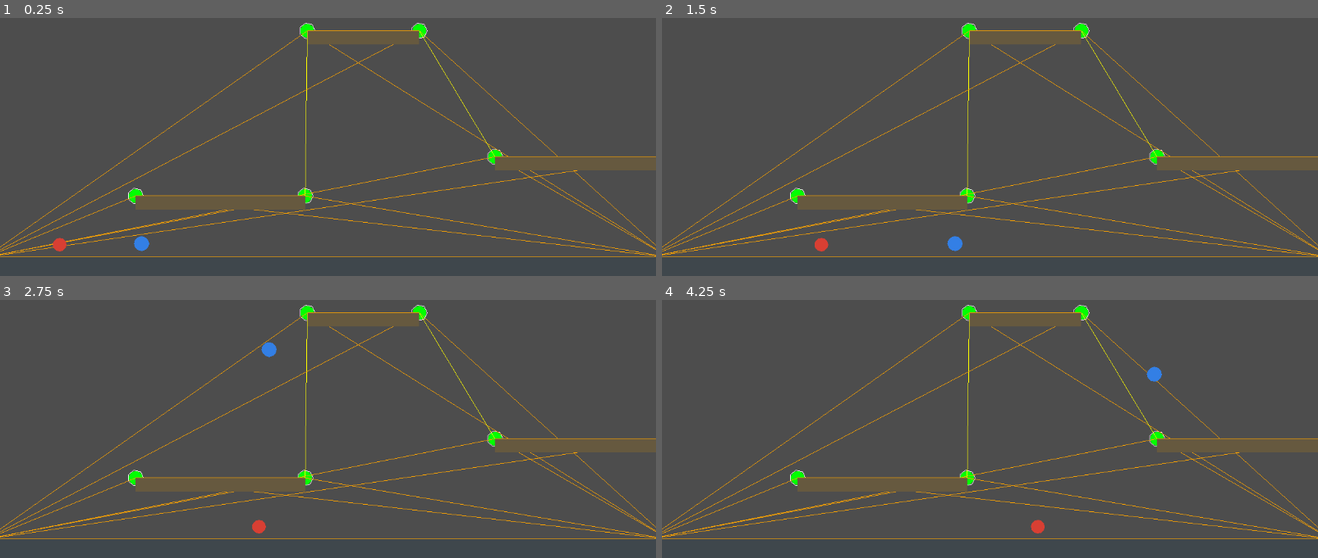
Above: before the commit, frames 1-4 (two rows, left to right).
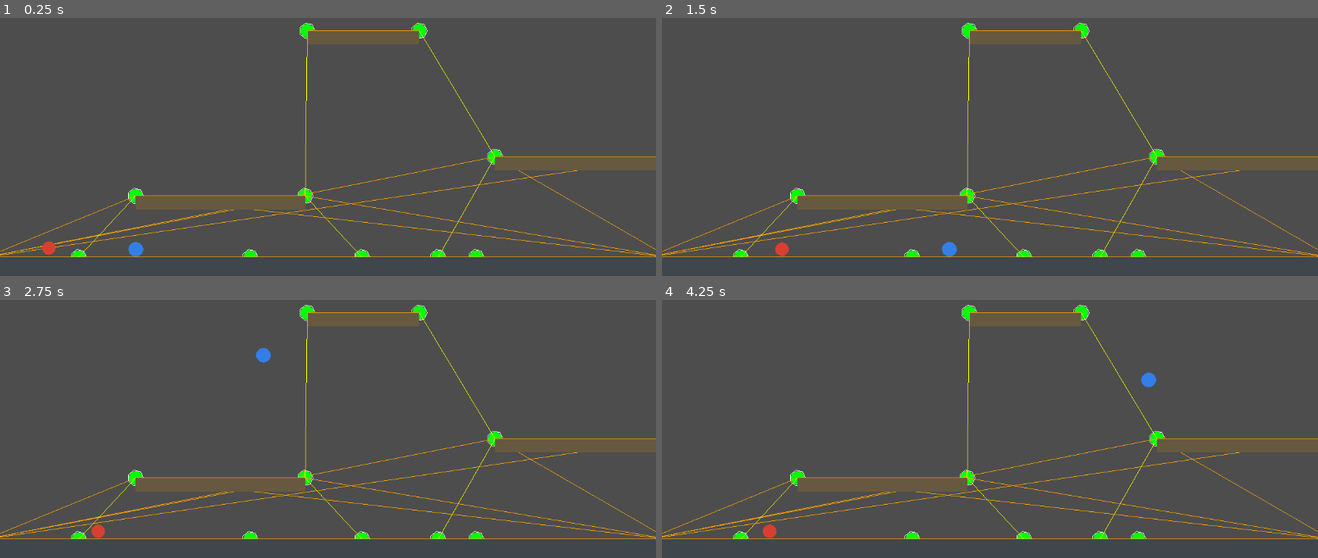
Above: after the commit, the same moments.

Repository: xhocquet/2d-platformer-pathfinding-demo
Game: Godot game, scene res://main.tscn
Two runs of this game, one before a commit and one after it. Both use one fixed random seed, a clock stepped at 60 frames per second and the inputs below.
Inputs:
- Up to frame 1 (0.25 s): no input
- Up to frame 2 (1.5 s): hold D (move_right) from 0.53 s (still down); tap W (jump) at 0.6, 0.77, 1.07, 1.35 s
- Up to frame 3 (2.75 s): tap W (jump) at 1.52, 1.82, 2.1 s; release D (move_right) at 2.03 s; hold A (move_left) from 2.03 s (still down)
- Up to frame 4 (4.25 s): release A (move_left) at 2.78 s; hold D (move_right) from 2.78 s (still down); tap W (jump) at 2.85, 3.02, 3.32, 3.6, 3.77, 4.07 s

The runs differ from the first frame. In frame 1, 1.5% of the frame differs, in the area x 0-100%, y 4-93%; in frame 2, 1.6%; in frame 3, 1.6%; in frame 4, 1.6%.

Commit message:
Checkpoint

Diff:
--- a/enemy.gd
+++ b/enemy.gd
@@ -1,21 +1,91 @@
 extends "res://player.gd"
 
-@export var speed := 140.0
+@export var speed := 100.0
+@export var path_replan_interval := 0.2
+@export var jump_trigger_distance := 80.0
 
-var _player: Node2D
+var _player: CharacterBody2D
+var _graph: SectionGraph
+var _path: Array[StringName] = []
+var _target_position: Vector2
+var _replan_timer := 0.0
+var _jump_this_frame := false
 
 func _get_move_speed() -> float:
 	return speed
 
 func _ready() -> void:
-	_player = get_tree().get_first_node_in_group("player")
+	_player = get_tree().get_first_node_in_group("player") as CharacterBody2D
 	if _player == null:
-		_player = get_parent().get_node_or_null("Player") as Node2D
+		_player = get_parent().get_node_or_null("Player") as CharacterBody2D
+	var graph_node: Node = get_parent().get_node_or_null("SectionGraph")
+	if graph_node != null and graph_node.get("graph") != null:
+		_graph = graph_node.graph
+
+func _physics_process(delta: float) -> void:
+	_jump_this_frame = false
+	if _graph == null:
+		var gn: Node = get_parent().get_node_or_null("SectionGraph")
+		if gn != null and gn.get("graph") != null:
+			_graph = gn.graph
+	if _graph != null and _player != null:
+		_update_path(delta)
+		_update_target_and_jump()
+	super._physics_process(delta)
+
+func _update_path(delta: float) -> void:
+	_replan_timer -= delta
+	var my_section: StringName = _graph.get_section_under_body(self)
+	var player_section: StringName = _graph.get_section_under_body(_player)
+	if my_section == &"" or player_section == &"":
+		return
+	var goal_changed: bool = _path.size() > 0 and _path[_path.size() - 1] != player_section
+	if _path.is_empty() or goal_changed or _replan_timer <= 0.0:
+		_replan_timer = path_replan_interval
+		var full: Array[StringName] = _graph.find_path(my_section, player_section)
+		_path.clear()
+		if full.size() > 1:
+			for i in range(1, full.size()):
+				_path.append(full[i])
+	while _path.size() > 0 and _graph.get_section_under_body(self) == _path[0]:
+		_path.remove_at(0)
+	# Jump-point waypoints: we never "stand" in them (we're on Floor). Pop when close so path advances.
+	if _path.size() > 0 and str(_path[0]).ends_with("_jump"):
+		var jp_pos: Vector2 = _graph.get_section_position(_path[0])
+		if absf(global_position.x - jp_pos.x) <= jump_trigger_distance:
+			_path.remove_at(0)
+
+func _update_target_and_jump() -> void:
+	if _path.is_empty():
+		_target_position = _player.global_position if _player != null else global_position
+		return
+	var next_section: StringName = _path[0]
+	var my_section: StringName = _graph.get_section_under_body(self)
+	if my_section == &"":
+		_target_position = _player.global_position if _player != null else global_position
+		return
+	if _path.size() == 1:
+		_target_position = _player.global_position
+	else:
+		_target_position = _graph.get_section_position(next_section)
+	if not is_on_floor():
+		return
+	var edge_type: SectionGraph.EdgeType = _graph.get_edge_type(my_section, next_section)
+	if edge_type == SectionGraph.EdgeType.JUMP:
+		var ledge_pos: Vector2 = _graph.get_section_position(my_section)
+		if absf(global_position.x - ledge_pos.x) <= jump_trigger_distance:
+			_jump_this_frame = true
+		return
+	# Floor jump: next waypoint is a jump-point section (we're in Floor_L/Floor_R). Edge from that section to path[1] is JUMP.
+	if _path.size() >= 2 and str(next_section).ends_with("_jump"):
+		var jp_pos: Vector2 = _graph.get_section_position(next_section)
+		if _graph.get_edge_type(next_section, _path[1]) == SectionGraph.EdgeType.JUMP and absf(global_position.x - jp_pos.x) <= jump_trigger_distance:
+			_jump_this_frame = true
 
 func _get_move_input() -> float:
 	if _player == null:
 		return 0.0
-	return signf(_player.global_position.x - global_position.x)
+	return signf(_target_position.x - global_position.x)
 
 func _get_jump_just_pressed() -> bool:
-	return false
+	return _jump_this_frame
--- a/main.tscn
+++ b/main.tscn
@@ -11,10 +11,10 @@
 size = Vector2(120, 24)
 
 [sub_resource type="CircleShape2D" id="CircleShape2D_player"]
-radius = 24.0
+radius = 14.035668
 
 [sub_resource type="CircleShape2D" id="CircleShape2D_enemy"]
-radius = 22.0
+radius = 14.035668
 
 [node name="Node2D" type="Node2D"]
 
@@ -73,6 +73,7 @@
 shape = SubResource("CircleShape2D_player")
 
 [node name="Polygon2D" type="Polygon2D" parent="Player"]
+position = Vector2(-10, 0)
 color = Color(0.2, 0.5, 0.9, 1)
 polygon = PackedVector2Array(24, 0, 22.17, 6.21, 16.97, 11.31, 10.76, 13.14, 4.23, 11.31, -1.03, 6.21, -2.76, 0, -1.03, -6.21, 4.23, -11.31, 10.76, -13.14, 16.97, -11.31, 22.17, -6.21)
 
@@ -84,5 +85,6 @@
 shape = SubResource("CircleShape2D_enemy")
 
 [node name="Polygon2D" type="Polygon2D" parent="Enemy"]
+position = Vector2(-9, 0)
 color = Color(0.85, 0.25, 0.2, 1)
 polygon = PackedVector2Array(22, 0, 20.36, 5.7, 15.56, 10.5, 9.87, 12.06, 3.88, 10.38, -0.94, 5.7, -2.53, 0, -0.94, -5.7, 3.88, -10.38, 9.87, -12.06, 15.56, -10.5, 20.36, -5.7)
--- a/section_graph.gd
+++ b/section_graph.gd
@@ -6,13 +6,17 @@
 
 const PLATFORM_NAMES: Array[StringName] = [&"Floor", &"Platform1", &"Platform2", &"Platform3"]
 # Built in set_root after positions exist; used by debug draw and A*
-var SECTION_IDS: Array[StringName] = []
+var section_ids: Array[StringName] = []
 
 # from_id, to_id, type
 var _edges: Array[Dictionary] = []
 var _positions: Dictionary = {}  # section_id -> Vector2 (filled when root set)
 var _node_to_sections: Dictionary = {}  # Node -> [section_id_left, section_id_right]
 var _root: Node2D
+# Max vertical rise for jump edges; edges exceeding this are not added (match player jump_height).
+var max_jump_height := 320.0
+# Horizontal offset of jump points from ledge edge (away from ledge; left/right edge -> move that way).
+var jump_point_offset := 100.0
 
 func _init() -> void:
 	pass  # edges built in set_root after we have positions
@@ -20,45 +24,109 @@
 # Two nodes per platform (L/R edges). Walk same platform; fall to floor edges; jump between adjacent ledges.
 func _build_edges() -> void:
 	_edges.clear()
-	var FL := &"Floor_L"
-	var FR := &"Floor_R"
-	var P1L := &"Platform1_L"
-	var P1R := &"Platform1_R"
-	var P2L := &"Platform2_L"
-	var P2R := &"Platform2_R"
-	var P3L := &"Platform3_L"
-	var P3R := &"Platform3_R"
-	# Walk: same platform L <-> R
-	_add_edge(FL, FR, EdgeType.WALK)
-	_add_edge(FR, FL, EdgeType.WALK)
-	_add_edge(P1L, P1R, EdgeType.WALK)
-	_add_edge(P1R, P1L, EdgeType.WALK)
-	_add_edge(P2L, P2R, EdgeType.WALK)
-	_add_edge(P2R, P2L, EdgeType.WALK)
-	_add_edge(P3L, P3R, EdgeType.WALK)
-	_add_edge(P3R, P3L, EdgeType.WALK)
-	# Fall: each platform edge -> both floor edges
-	for pid in [P1L, P1R, P2L, P2R, P3L, P3R]:
-		_add_edge(pid, FL, EdgeType.FALL)
-		_add_edge(pid, FR, EdgeType.FALL)
-	# Jump: floor to platform; adjacent platform ledges (all ledges jumpable)
-	_add_edge(FL, P1L, EdgeType.JUMP)
-	_add_edge(FL, P1R, EdgeType.JUMP)
-	_add_edge(FR, P3L, EdgeType.JUMP)
-	_add_edge(FR, P3R, EdgeType.JUMP)
-	_add_edge(P1R, P2L, EdgeType.JUMP)
-	_add_edge(P2L, P1R, EdgeType.JUMP)
-	_add_edge(P2R, P3L, EdgeType.JUMP)
-	_add_edge(P3L, P2R, EdgeType.JUMP)
+	_add_walk_edges()
+	_add_fall_edges()
+	_add_platform_jump_edges()
+	_add_jump_point_edges()
+	_filter_edges_by_vertical_reach()
+
+func _add_walk_edges() -> void:
+	var fl := &"Floor_L"
+	var fr := &"Floor_R"
+	var p1l := &"Platform1_L"
+	var p1r := &"Platform1_R"
+	var p2l := &"Platform2_L"
+	var p2r := &"Platform2_R"
+	var p3l := &"Platform3_L"
+	var p3r := &"Platform3_R"
+	_add_edge(fl, fr, EdgeType.WALK)
+	_add_edge(fr, fl, EdgeType.WALK)
+	_add_edge(p1l, p1r, EdgeType.WALK)
+	_add_edge(p1r, p1l, EdgeType.WALK)
+	_add_edge(p2l, p2r, EdgeType.WALK)
+	_add_edge(p2r, p2l, EdgeType.WALK)
+	_add_edge(p3l, p3r, EdgeType.WALK)
+	_add_edge(p3r, p3l, EdgeType.WALK)
+
+func _add_fall_edges() -> void:
+	var fl := &"Floor_L"
+	var fr := &"Floor_R"
+	var p1l := &"Platform1_L"
+	var p1r := &"Platform1_R"
+	var p2l := &"Platform2_L"
+	var p2r := &"Platform2_R"
+	var p3l := &"Platform3_L"
+	var p3r := &"Platform3_R"
+	for pid in [p1l, p1r, p2l, p2r, p3l, p3r]:
+		_add_edge(pid, fl, EdgeType.FALL)
+		_add_edge(pid, fr, EdgeType.FALL)
+
+func _add_platform_jump_edges() -> void:
+	var p1r := &"Platform1_R"
+	var p2l := &"Platform2_L"
+	var p2r := &"Platform2_R"
+	var p3l := &"Platform3_L"
+	_add_jump_edge_if_reachable(p1r, p2l)
+	_add_jump_edge_if_reachable(p2l, p1r)
+	_add_jump_edge_if_reachable(p2r, p3l)
+	_add_jump_edge_if_reachable(p3l, p2r)
+
+func _add_jump_point_edges() -> void:
+	var fl := &"Floor_L"
+	var fr := &"Floor_R"
+	var p1l := &"Platform1_L"
+	var p1r := &"Platform1_R"
+	var p2l := &"Platform2_L"
+	var p2r := &"Platform2_R"
+	var p3l := &"Platform3_L"
+	var p3r := &"Platform3_R"
+	var jps := [
+		&"Platform1_L_jump", &"Platform1_R_jump", &"Platform2_L_jump",
+		&"Platform2_R_jump", &"Platform3_L_jump", &"Platform3_R_jump"
+	]
+	for jp in jps:
+		_add_edge(fl, jp, EdgeType.WALK)
+		_add_edge(jp, fl, EdgeType.WALK)
+		_add_edge(fr, jp, EdgeType.WALK)
+		_add_edge(jp, fr, EdgeType.WALK)
+	_add_jump_edge_if_reachable(&"Platform1_L_jump", p1l)
+	_add_jump_edge_if_reachable(&"Platform1_R_jump", p1r)
+	_add_jump_edge_if_reachable(&"Platform2_L_jump", p2l)
+	_add_jump_edge_if_reachable(&"Platform2_R_jump", p2r)
+	_add_jump_edge_if_reachable(&"Platform3_L_jump", p3l)
+	_add_jump_edge_if_reachable(&"Platform3_R_jump", p3r)
 
 func _add_edge(from: StringName, to: StringName, type: EdgeType) -> void:
 	_edges.append({ from = from, to = to, type = type })
+
+func _filter_edges_by_vertical_reach() -> void:
+	var keep: Array[Dictionary] = []
+	for e in _edges:
+		var a: Vector2 = _positions.get(e.from, Vector2.ZERO)
+		var b: Vector2 = _positions.get(e.to, Vector2.ZERO)
+		if absf(a.y - b.y) <= max_jump_height:
+			keep.append(e)
+	_edges = keep
+
+func _add_jump_edge_if_reachable(from_id: StringName, to_id: StringName) -> void:
+	var from_pos: Vector2 = _positions.get(from_id, Vector2.ZERO)
+	var to_pos: Vector2 = _positions.get(to_id, Vector2.ZERO)
+	var rise := from_pos.y - to_pos.y  # positive when destination is above
+	if rise > max_jump_height:
+		return
+	_add_edge(from_id, to_id, EdgeType.JUMP)
 
 func set_root(root: Node2D) -> void:
 	_root = root
 	_positions.clear()
 	_node_to_sections.clear()
-	SECTION_IDS.clear()
+	section_ids.clear()
+	var floor_top_y := _register_platform_positions(root)
+	_register_jump_point_positions(floor_top_y)
+	_build_edges()
+
+func _register_platform_positions(root: Node2D) -> float:
+	var floor_top_y := 0.0
 	for pname in PLATFORM_NAMES:
 		var n: Node2D = root.get_node_or_null(NodePath(pname)) as Node2D
 		if n == null:
@@ -73,10 +141,27 @@
 		var top_y := n.global_position.y - ext.y
 		_positions[left_sid] = Vector2(n.global_position.x - ext.x, top_y)
 		_positions[right_sid] = Vector2(n.global_position.x + ext.x, top_y)
-		SECTION_IDS.append(left_sid)
-		SECTION_IDS.append(right_sid)
+		section_ids.append(left_sid)
+		section_ids.append(right_sid)
 		_node_to_sections[n] = [left_sid, right_sid]
-	_build_edges()
+		if pname == &"Floor":
+			floor_top_y = top_y
+	return floor_top_y
+
+func _register_jump_point_positions(floor_top_y: float) -> void:
+	for pname in PLATFORM_NAMES:
+		if pname == &"Floor":
+			continue
+		var left_sid := StringName(str(pname) + "_L")
+		var right_sid := StringName(str(pname) + "_R")
+		var left_pos: Vector2 = _positions.get(left_sid, Vector2.ZERO)
+		var right_pos: Vector2 = _positions.get(right_sid, Vector2.ZERO)
+		var jp_l := StringName(str(pname) + "_L_jump")
+		var jp_r := StringName(str(pname) + "_R_jump")
+		_positions[jp_l] = Vector2(left_pos.x - jump_point_offset, floor_top_y)
+		_positions[jp_r] = Vector2(right_pos.x + jump_point_offset, floor_top_y)
+		section_ids.append(jp_l)
+		section_ids.append(jp_r)
 
 func get_section_position(section_id: StringName) -> Vector2:
 	return _positions.get(section_id, Vector2.ZERO)
@@ -110,7 +195,56 @@
 		out.append({ to = e.to, type = e.type })
 	return out
 
+func get_edge_type(from_id: StringName, to_id: StringName) -> EdgeType:
+	for nb in get_neighbors(from_id):
+		if nb.to == to_id:
+			return nb.type
+	return EdgeType.WALK
+
 func get_heuristic(from_id: StringName, to_id: StringName) -> float:
 	var a: Vector2 = _positions.get(from_id, Vector2.ZERO)
 	var b: Vector2 = _positions.get(to_id, Vector2.ZERO)
 	return a.distance_to(b)
+
+# Returns path from from_id to to_id (inclusive), or empty if no path.
+func find_path(from_id: StringName, to_id: StringName) -> Array[StringName]:
+	if from_id == to_id:
+		return [from_id]
+	var open: Array[StringName] = [from_id]
+	var came_from: Dictionary = {}
+	var g_score: Dictionary = { from_id: 0.0 }
+	var f_score: Dictionary = { from_id: get_heuristic(from_id, to_id) }
+	while open.size() > 0:
+		var current: StringName = _open_lowest_f(open, f_score)
+		if current == to_id:
+			return _reconstruct_path(came_from, current)
+		open.erase(current)
+		for neighbor in get_neighbors(current):
+			var to_id_n: StringName = neighbor.to
+			var edge_cost: float = get_section_position(current).distance_to(get_section_position(to_id_n))
+			var tentative_g: float = g_score.get(current, INF) + edge_cost
+			if tentative_g < g_score.get(to_id_n, INF):
+				came_from[to_id_n] = current
+				g_score[to_id_n] = tentative_g
+				f_score[to_id_n] = tentative_g + get_heuristic(to_id_n, to_id)
+				if open.has(to_id_n) == false:
+					open.append(to_id_n)
+	return []
+
+func _open_lowest_f(open: Array[StringName], f_score: Dictionary) -> StringName:
+	var best: StringName = open[0]
+	var best_f: float = f_score.get(best, INF)
+	for i in range(1, open.size()):
+		var id_key: StringName = open[i]
+		var f: float = f_score.get(id_key, INF)
+		if f < best_f:
+			best_f = f
+			best = id_key
+	return best
+
+func _reconstruct_path(came_from: Dictionary, current: StringName) -> Array[StringName]:
+	var path: Array[StringName] = [current]
+	while came_from.has(current):
+		current = came_from[current]
+		path.insert(0, current)
+	return path
--- a/section_graph_node.gd
+++ b/section_graph_node.gd
@@ -12,13 +12,13 @@
 func _draw() -> void:
 	if not debug_draw or graph == null:
 		return
-	for sid in graph.SECTION_IDS:
+	for sid in graph.section_ids:
 		var pos := graph.get_section_position(sid)
 		if pos == Vector2.ZERO:
 			continue
 		draw_circle(pos, 12.0, Color.GREEN)
 		draw_arc(pos, 14.0, 0.0, TAU, 8, Color.WHITE)
-	for sid in graph.SECTION_IDS:
+	for sid in graph.section_ids:
 		for neighbor in graph.get_neighbors(sid):
 			var from_pos := graph.get_section_position(sid)
 			var to_pos := graph.get_section_position(neighbor.to)
